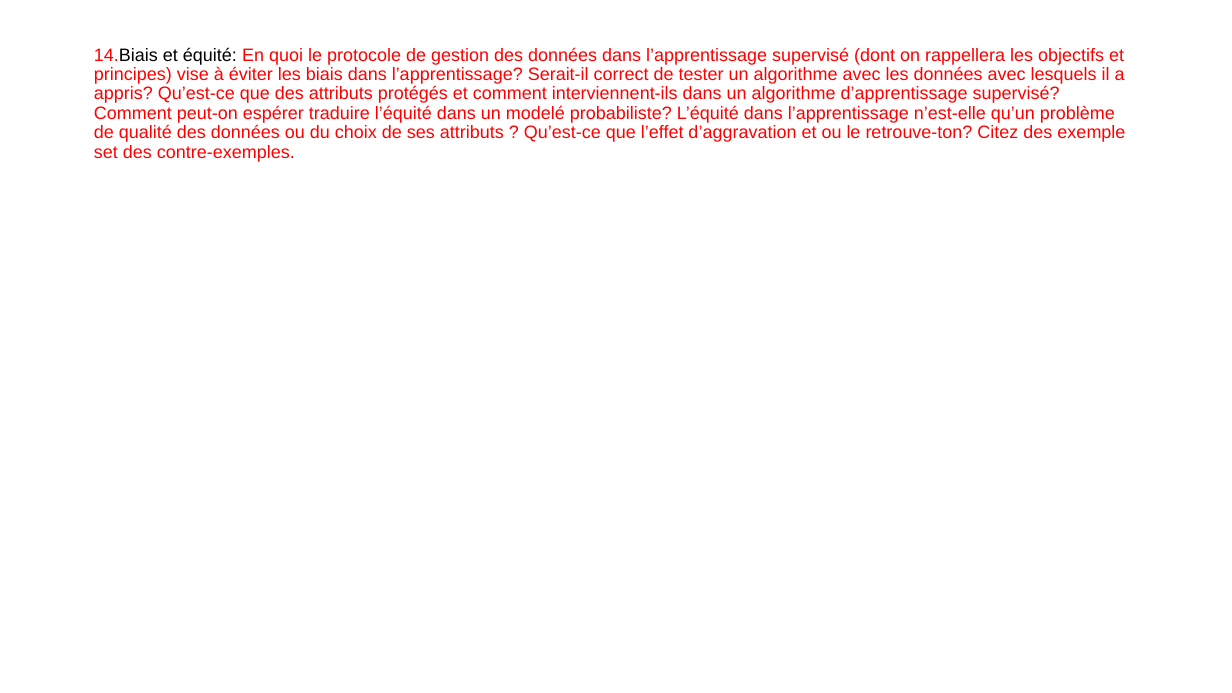
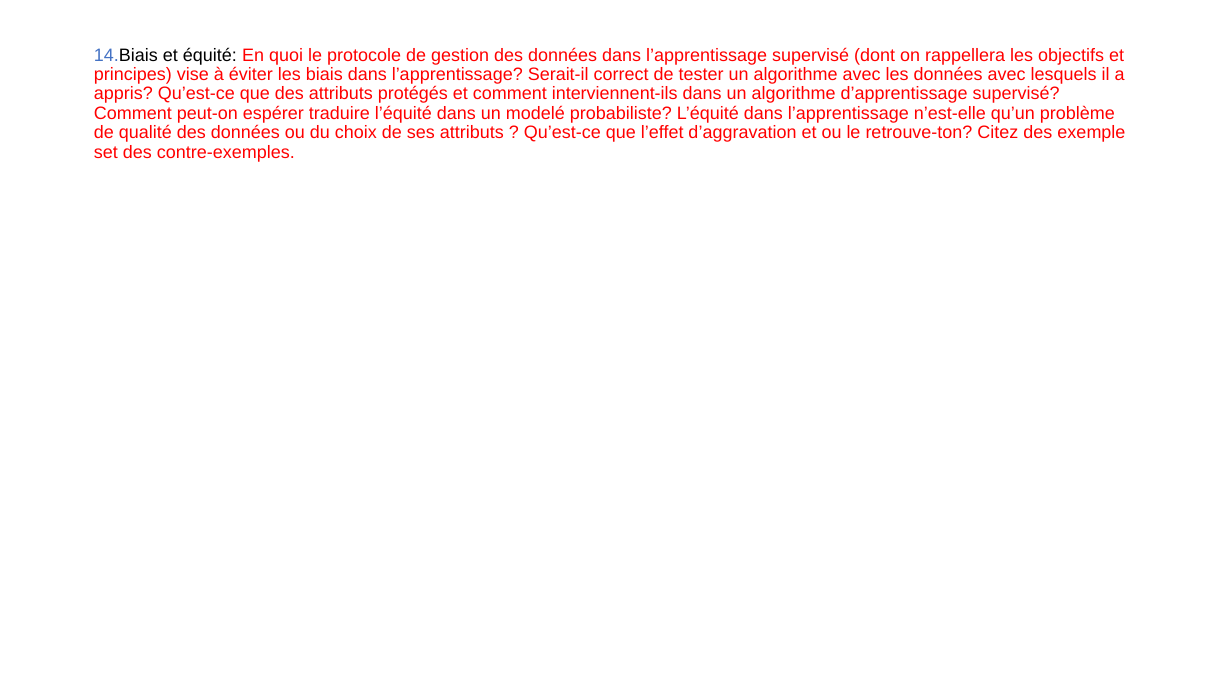
Before and after one commit to Joao-Quinta/Uni3eme, a slide deck: slide 70 of intelligenceArtificielle/Intelligence_artificielle_exam.pptx (slide 67 before the commit). Drawn at 1232x693 pixels with LibreOffice and Linux fonts; fonts in the diff are those of the drawing. Boxes give left, top, right and bottom in pixels: in the first picture for what was removed or moved away, otherwise in the second. Text is boxed around its words. In the diff, an @@ line names an element or a change of style, - is before the commit and + after.

```diff
--- a/intelligenceArtificielle/Intelligence_artificielle_exam.pptx
+++ b/intelligenceArtificielle/Intelligence_artificielle_exam.pptx
@@ title "14.Biais et équité: En quoi ..." at (x1=94, y1=47, x2=1125, y2=162): text colour #FF0000 to #4472C4 in "14.Biais" @@
```
Also in this commit, not shown: 2 other slides changed, 3 slides added.
